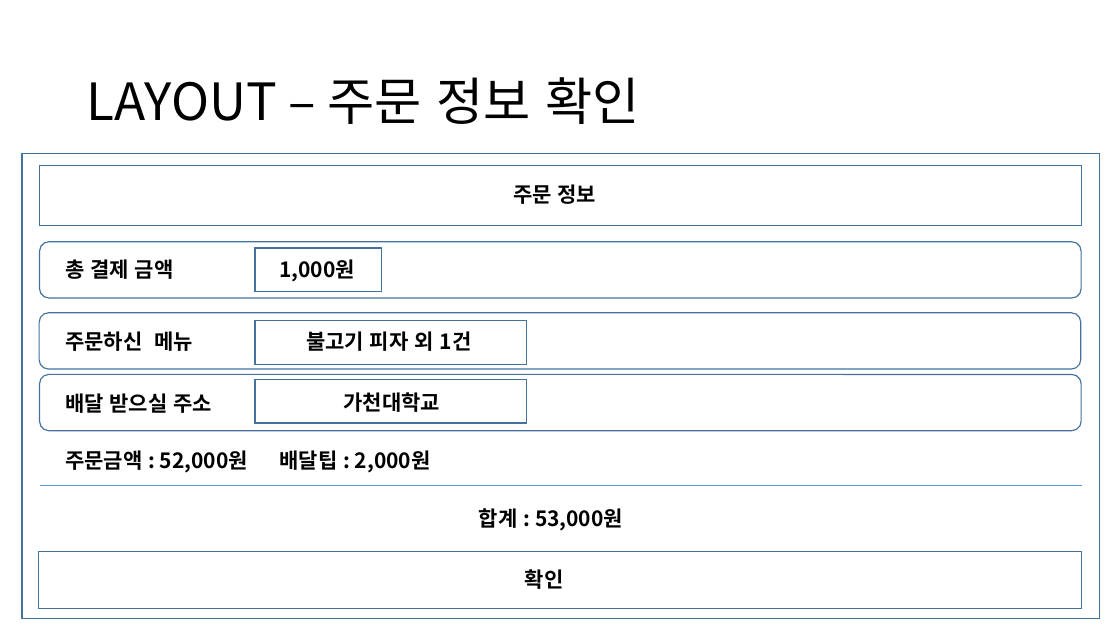
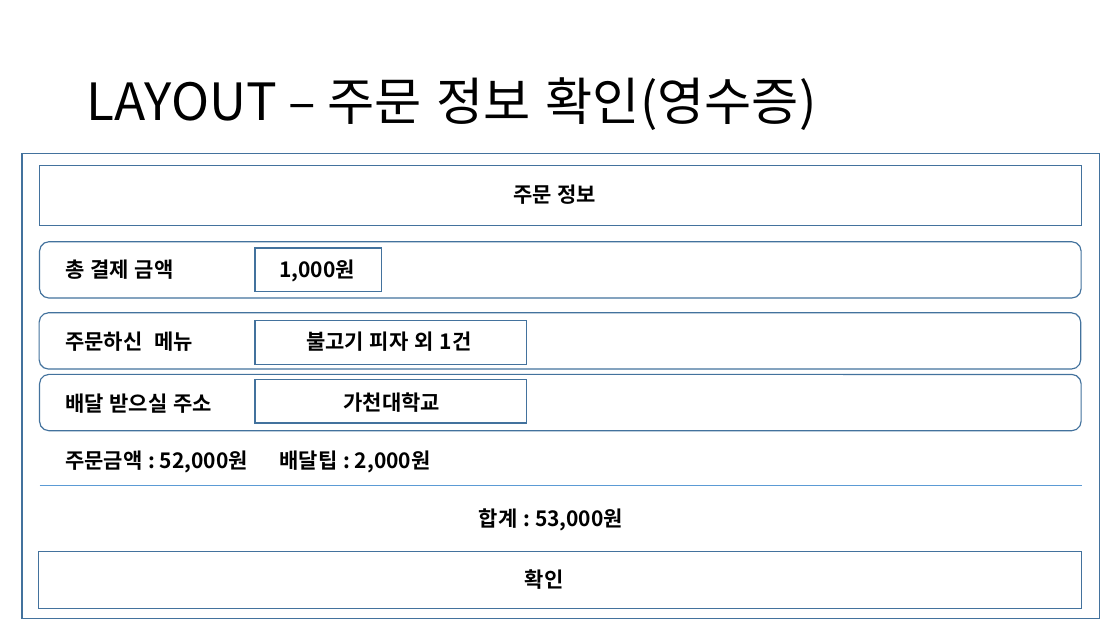
Before and after one commit to Camelllia/BaeminApplication, a slide deck: slide 23 of 202131205_김승진_실무게임프로그래밍_기획서.pptx (slide 21 before the commit). Drawn at 1120x630 pixels with LibreOffice and Linux fonts; fonts in the diff are those of the drawing. Boxes give left, top, right and bottom in pixels: in the first picture for what was removed or moved away, otherwise in the second. Text is boxed around its words. In the diff, an @@ line names an element or a change of style, - is before the commit and + after.

```diff
--- a/202131205_김승진_실무게임프로그래밍_기획서.pptx
+++ b/202131205_김승진_실무게임프로그래밍_기획서.pptx
@@ title at <box>86,77,816,130</box>: text changed @@
-LAYOUT – 주문 정보 확인
+LAYOUT – 주문 정보 확인(영수증)
```
Also in this commit, not shown: 2 slides added.
